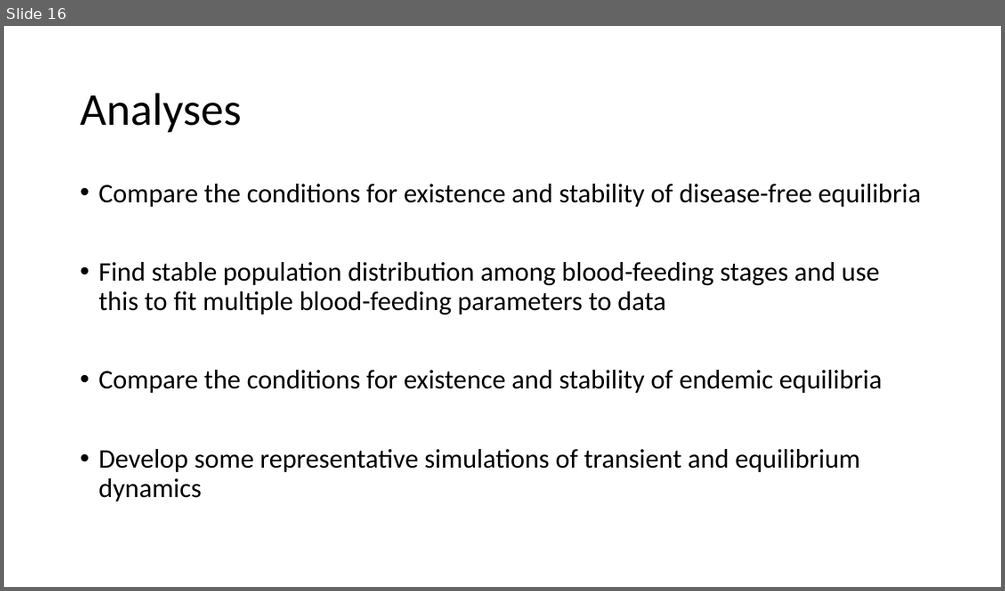
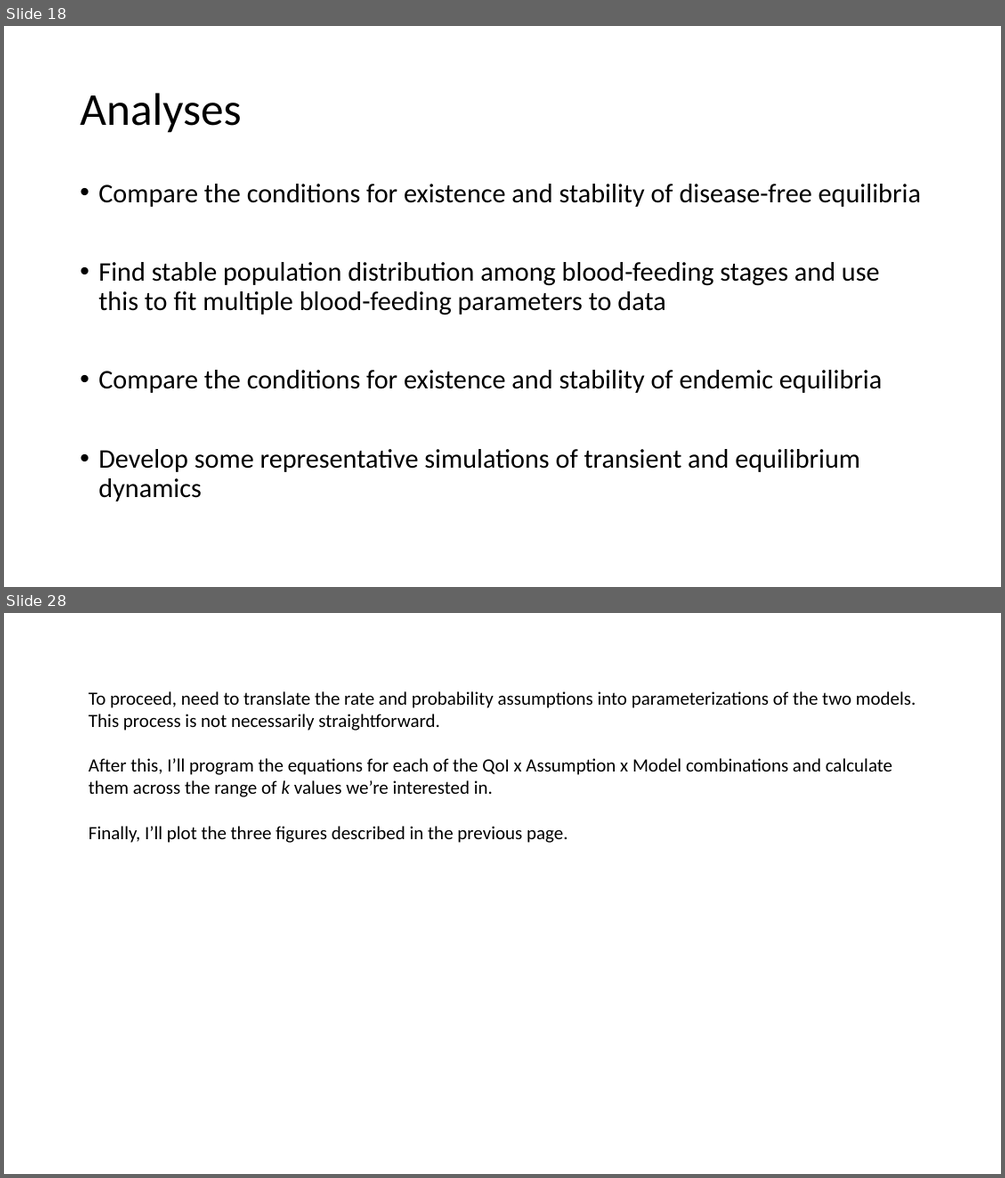
Before and after one commit to kydahl/MBF_models, a slide deck: presentations/Multiple blood feeding case studies.pptx. Shown one above the other, each under a label of ours: slide 16 before the commit, slides 18 and 28 after it; the slides between them are not shown. The pictures are 1005x591 and 1005x1178 pixels, drawn with LibreOffice and Linux fonts; fonts in the diff are those of the drawing. Boxes give left, top, right and bottom in pixels: in the first picture for what was removed or moved away, otherwise in the second. Text is boxed around its words. In the diff, an @@ line names an element or a change of style, - is before the commit and + after.

```diff
--- a/presentations/Multiple blood feeding case studies.pptx
+++ b/presentations/Multiple blood feeding case studies.pptx
@@ slide 28 added at [4,613,1001,1174], background #FFFFFF @@
@@ text added at [89,691,916,843], 18 pt, text #000000 @@
+To proceed, need to translate the rate and probability assumptions into parameterizations of the two models. This process is not necessarily straightforward.
+After this, I’ll program the equations for each of the QoI x Assumption x Model combinations and calculate them across the range of k values we’re interested in.
+Finally, I’ll plot the three figures described in the previous page.
@@ what was slide 16 is now slide 18 @@
```
Also in this commit, not shown: 14 slides changed, 6 other slides added, 4 slides removed, 3 other files.
